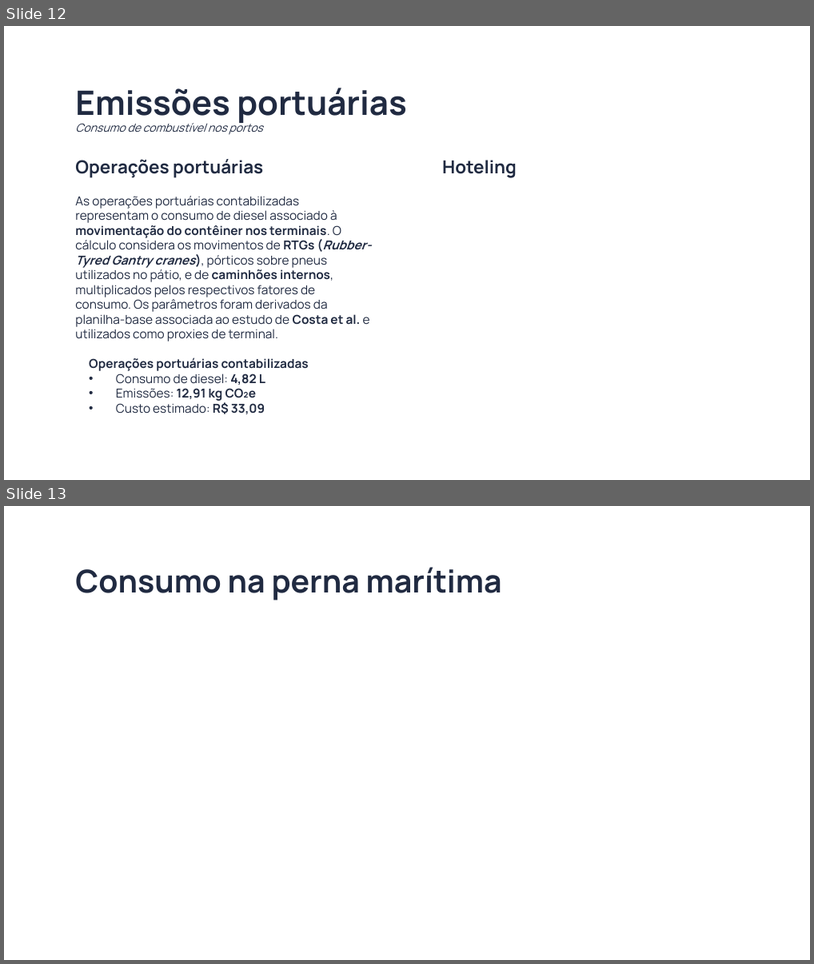
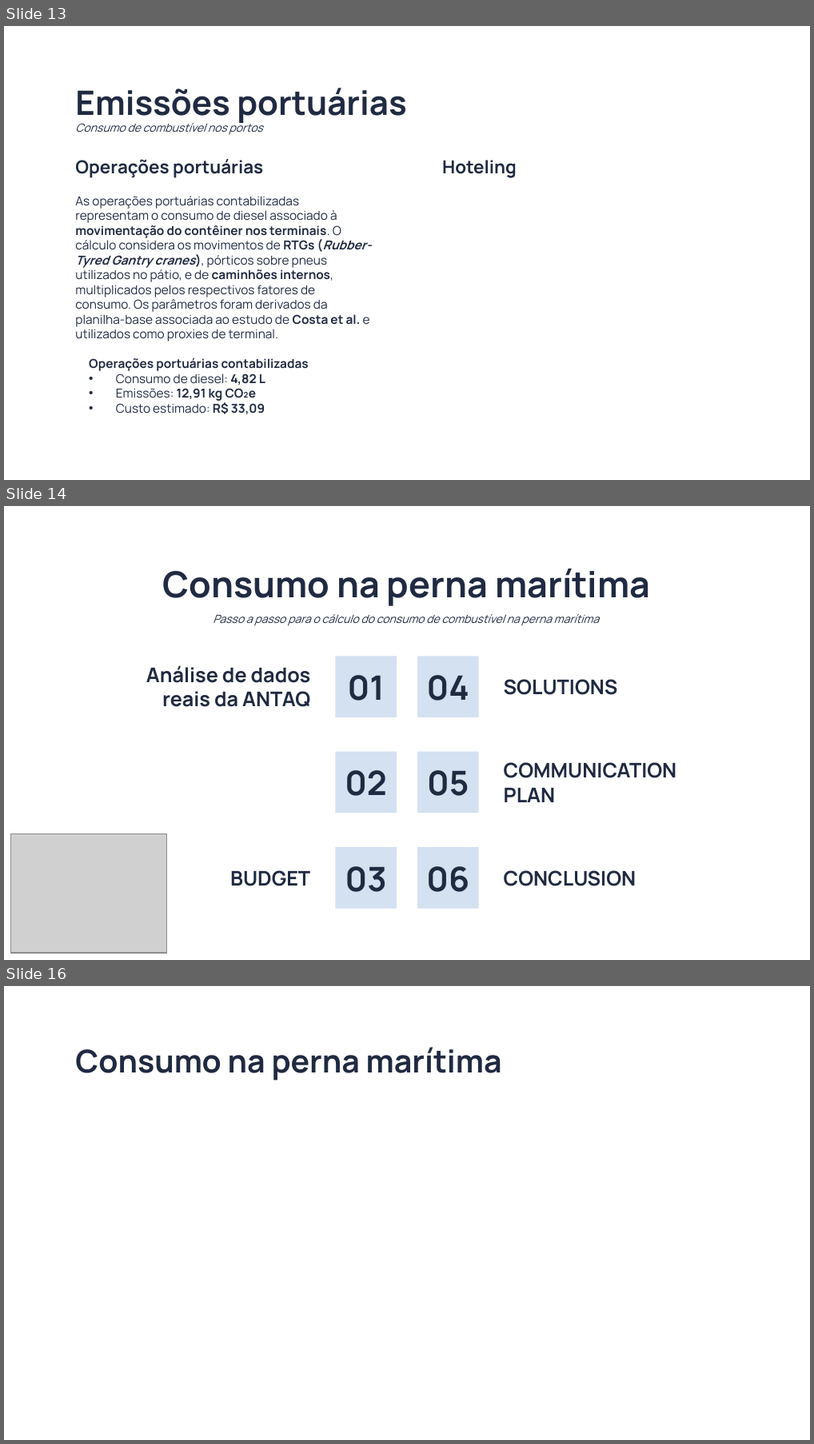
Before and after one commit to pennylanesccp/cabotage-lens, a slide deck: docs/apresentacao_preliminar/presentation.pptx. Shown one above the other, each under a label of ours: slides 12 and 13 before the commit, slides 13, 14 and 16 after it; the slides between them are not shown. The pictures are 814x964 and 814x1444 pixels, drawn with LibreOffice and Linux fonts; fonts in the diff are those of the drawing; grey boxes stand for pictures; background and template pictures are left out. Boxes give left, top, right and bottom in pixels: in the first picture for what was removed or moved away, otherwise in the second. Text is boxed around its words. In the diff, an @@ line names an element or a change of style, - is before the commit and + after.

```diff
--- a/docs/apresentacao_preliminar/presentation.pptx
+++ b/docs/apresentacao_preliminar/presentation.pptx
@@ slide 14 added at (x1=4, y1=506, x2=810, y2=960), background picture (left out) @@
@@ title added at (x1=163, y1=568, x2=651, y2=606), 32 pt, text #202A41, bold @@
+Consumo na perna marítima
@@ text added at (x1=213, y1=614, x2=599, y2=626), 10 pt, text #202A41, italic @@
+Passo a passo para o cálculo do consumo de combustível na perna marítima
@@ subtitle added at (x1=146, y1=665, x2=310, y2=707), 18 pt, text #202A41, bold @@
+Análise de dados reais da ANTAQ
@@ title added at (x1=335, y1=656, x2=397, y2=717), fill #D3E1F1, 30 pt, text #202A41, bold @@
+01
@@ title added at (x1=418, y1=656, x2=479, y2=717), fill #D3E1F1, 30 pt, text #202A41, bold @@
+04
@@ subtitle added at (x1=504, y1=679, x2=618, y2=695), 18 pt, text #202A41, bold @@
+SOLUTIONS
@@ title added at (x1=335, y1=751, x2=397, y2=812), fill #D3E1F1, 30 pt, text #202A41, bold @@
+02
@@ title added at (x1=418, y1=751, x2=479, y2=812), fill #D3E1F1, 30 pt, text #202A41, bold @@
+05
@@ subtitle added at (x1=504, y1=762, x2=678, y2=802), 18 pt, text #202A41, bold @@
+COMMUNICATION PLAN
@@ picture added at (x1=10, y1=833, x2=166, y2=952) @@
@@ title added at (x1=335, y1=847, x2=397, y2=908), fill #D3E1F1, 30 pt, text #202A41, bold @@
+03
@@ title added at (x1=418, y1=847, x2=479, y2=908), fill #D3E1F1, 30 pt, text #202A41, bold @@
+06
@@ subtitle added at (x1=230, y1=870, x2=310, y2=886), 18 pt, text #202A41, bold @@
+BUDGET
@@ subtitle added at (x1=504, y1=870, x2=637, y2=886), 18 pt, text #202A41, bold @@
+CONCLUSION
@@ what was slide 12 is now slide 13 @@
@@ what was slide 13 is now slide 16 @@
```
Also in this commit, not shown: 3 other slides added, 23 other files.
